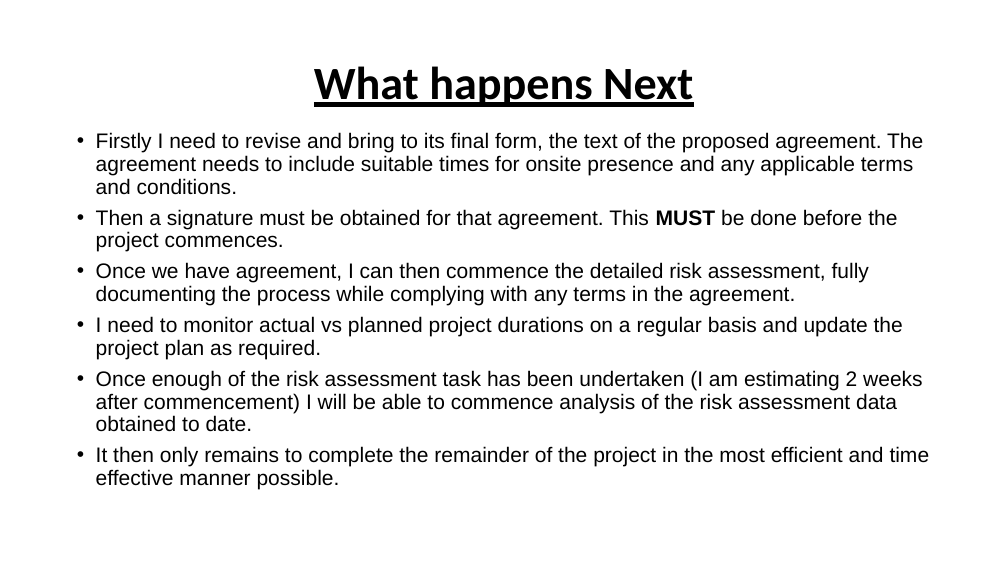
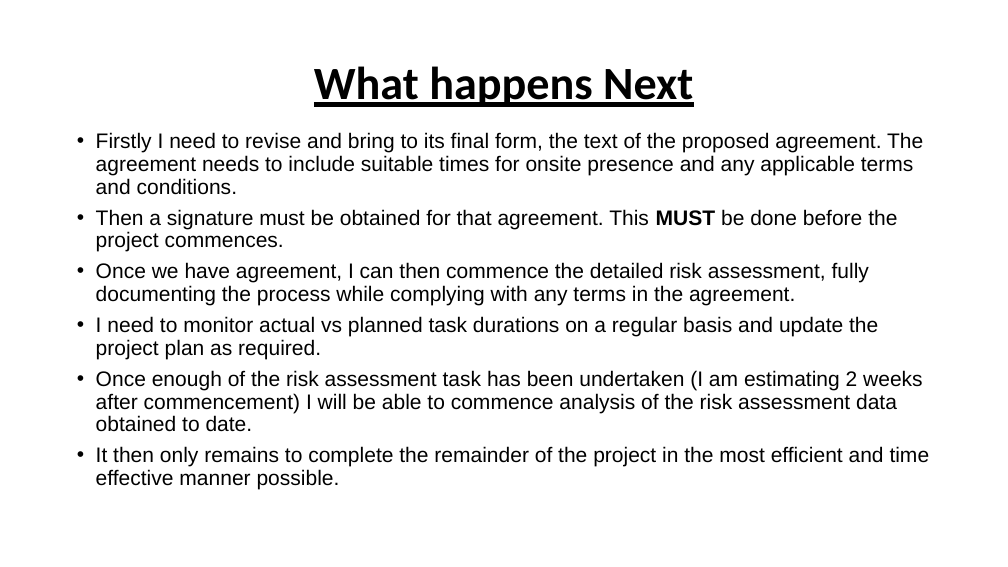
Before and after one commit to Csappleb-ECU/Cyber-Project---1, a slide deck: slide 3 of Presentation Assessment 3.pptx. Drawn at 1008x567 pixels with LibreOffice and Linux fonts; fonts in the diff are those of the drawing. Boxes give left, top, right and bottom in pixels: in the first picture for what was removed or moved away, otherwise in the second. Text is boxed around its words. In the diff, an @@ line names an element or a change of style, - is before the commit and + after.

Commit message:
Change project to task

```diff
--- a/Presentation Assessment 3.pptx
+++ b/Presentation Assessment 3.pptx
@@ text at (96,316,878,359): text changed @@
-• I need to monitor actual vs planned project durations on a regular basis and update the project plan as required.
+• I need to monitor actual vs planned task durations on a regular basis and update the project plan as required.
```
